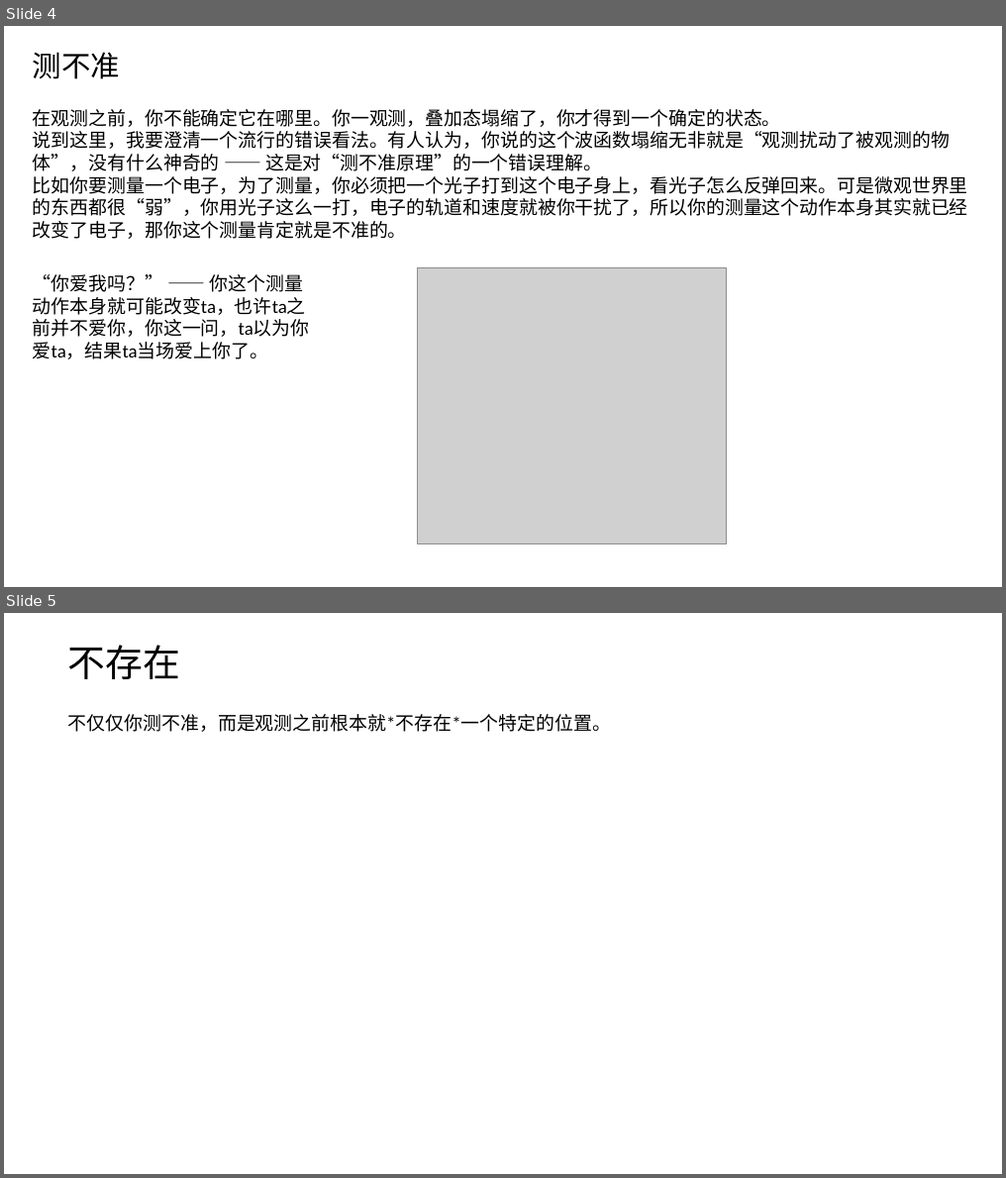
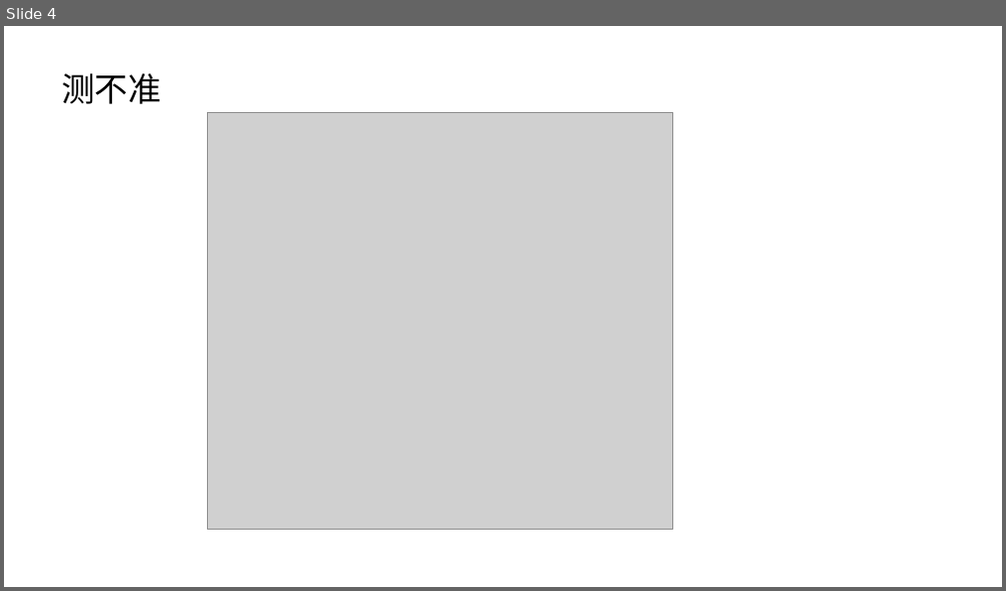
Before and after one commit to FredJiangFei/MyDocuments, a slide deck: 其他/薛定谔的猫/薛定谔的猫.pptx. Shown one above the other, each under a label of ours: slides 4 and 5 before the commit, slide 4 after it. The pictures are 1006x1178 and 1006x591 pixels, drawn with LibreOffice and Linux fonts; fonts in the diff are those of the drawing; grey boxes stand for pictures. Boxes give left, top, right and bottom in pixels: in the first picture for what was removed or moved away, otherwise in the second. Text is boxed around its words. In the diff, an @@ line names an element or a change of style, - is before the commit and + after.

```diff
--- a/其他/薛定谔的猫/薛定谔的猫.pptx
+++ b/其他/薛定谔的猫/薛定谔的猫.pptx
@@ slide 5 removed at box(4, 613, 1002, 1174), background #FFFFFF @@
@@ text removed at box(68, 645, 180, 679) @@
-不存在
@@ text removed at box(68, 714, 611, 732) @@
-不仅仅你测不准，而是观测之前根本就*不存在*一个特定的位置。
@@ slide 4 changed as well @@
@@ text "测不准": place and size @@
-text "测不准" at box(33, 52, 120, 79)
+text "测不准" at box(61, 74, 161, 104)
@@ text "测不准" at box(61, 74, 161, 104): size 28 to 32 pt @@
@@ text removed at box(33, 109, 968, 239) @@
-在观测之前，你不能确定它在哪里。你一观测，叠加态塌缩了，你才得到一个确定的状态。
-说到这里，我要澄清一个流行的错误看法。有人认为，你说的这个波函数塌缩无非就是“观测扰动了被观测的物体”，没有什么神奇的 —— 这是对“测不准原理”的一个错误理解。
-比如你要测量一个电子，为了测量，你必须把一个光子打到这个电子身上，看光子怎么反弹回来。可是微观世界里的东西都很“弱”，你用光子这么一打，电子的轨道和速度就被你干扰了，所以你的测量这个动作本身其实就已经改变了电子，那你这个测量肯定就是不准的。
@@ picture: place and size @@
-picture at box(417, 269, 726, 544)
+picture at box(208, 113, 673, 529)
@@ text removed at box(33, 274, 310, 360) @@
-“你爱我吗？” —— 你这个测量动作本身就可能改变ta，也许ta之前并不爱你，你这一问，ta以为你爱ta，结果ta当场爱上你了。
```
Also in this commit, not shown: 5 other slides changed, 3 slides added, 2 other slides removed, 3 other files.
